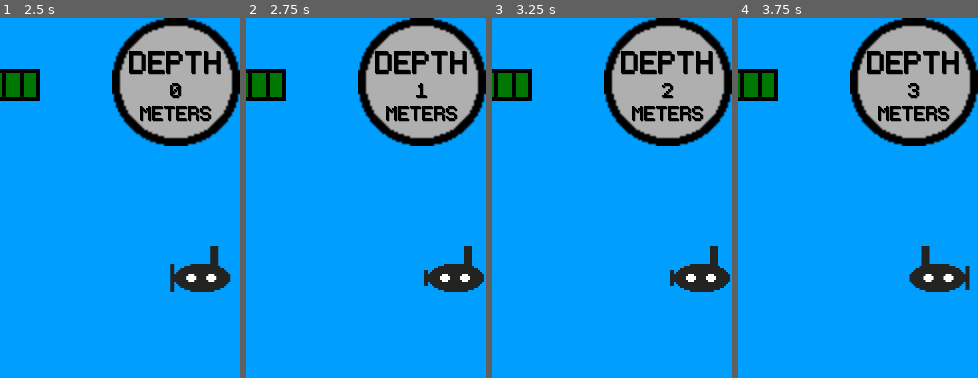
Above: before the commit, frames 1-4 (left to right).
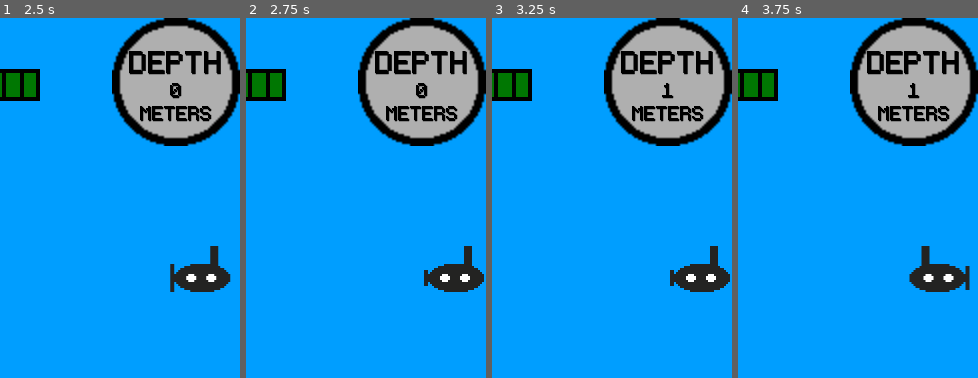
Above: after the commit, the same moments.

Repository: seb-navarro/Endless_Depth
Game: Godot game, scene res://Main/Main.tscn
The game is run twice, just before and just after one commit, with the same random seed, the same clock (stepped at 60 frames per second) and the same inputs.
Inputs:
- Up to frame 1 (2.5 s): hold D (move_right) 0.53-1.28 s; hold A (move_left) 1.28-2.03 s; hold D (move_right) from 2.03 s (still down)
- Up to frame 2 (2.75 s): keep holding D (move_right)
- Up to frame 3 (3.25 s): keep holding D (move_right)
- Up to frame 4 (3.75 s): release D (move_right) at 3.53 s; hold A (move_left) from 3.53 s (still down)
The pictures show only the part of the screen within x 50-100%, y 0-50%; the shares and areas given below are measured in that part.

Frame 1 is identical in both runs. In frame 2, 0.1% of the frame differs, in the area x 70-76%, y 18-23%; in frame 3, less than 0.1%; in frame 4, 0.1%.

Commit message:
added quicker depth and more fuel consumption when boosting

Diff:
--- a/Main/Main.tscn
+++ b/Main/Main.tscn
@@ -18,7 +18,6 @@
 one_shot = true
 
 [node name="DepthTimer" type="Timer" parent="."]
-wait_time = 0.5
 
 [node name="StartPosition" type="Marker2D" parent="."]
 position = Vector2(240, 200)
--- a/Main/main.gd
+++ b/Main/main.gd
@@ -14,6 +14,13 @@
 		game_over()
 
 	$HUD/FuelGauge.value = fuel
+
+	$FuelDeplete.wait_time = 1
+	$DepthTimer.wait_time = 1
+
+	if Input.is_action_pressed("move_left") and Input.is_action_pressed("move_right"):
+		$FuelDeplete.wait_time = $FuelDeplete.wait_time * 0.5
+		$DepthTimer.wait_time = $DepthTimer.wait_time * 0.25
 
 
 func _on_player_hit() -> void:
--- a/Player/Player.gd
+++ b/Player/Player.gd
@@ -17,7 +17,6 @@
 func _process(delta: float) -> void:
 	var player_size = Vector2(64, 64)
 
-	var currentpos = position.x
 
 	velocity.y = down * delta
 
